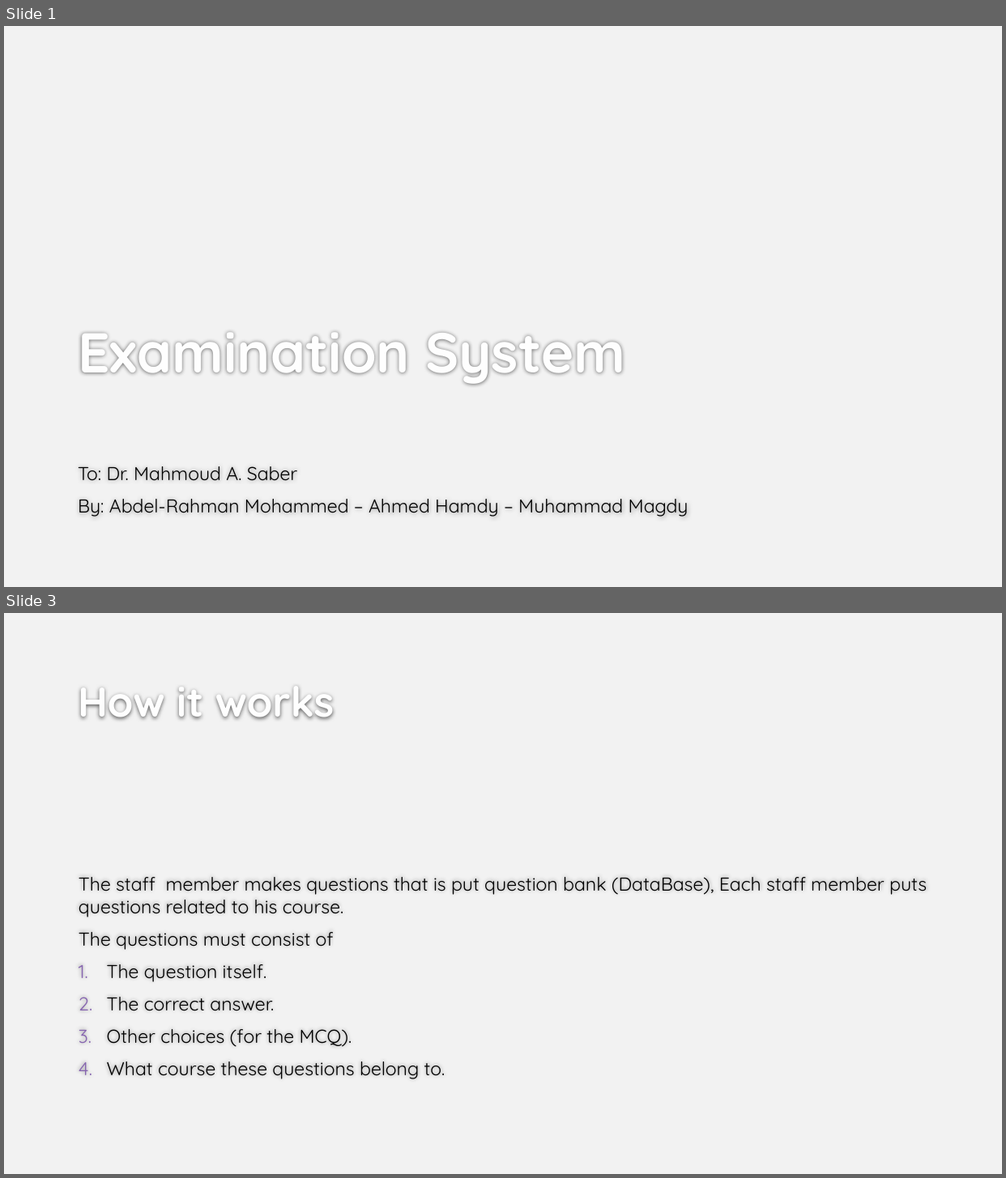
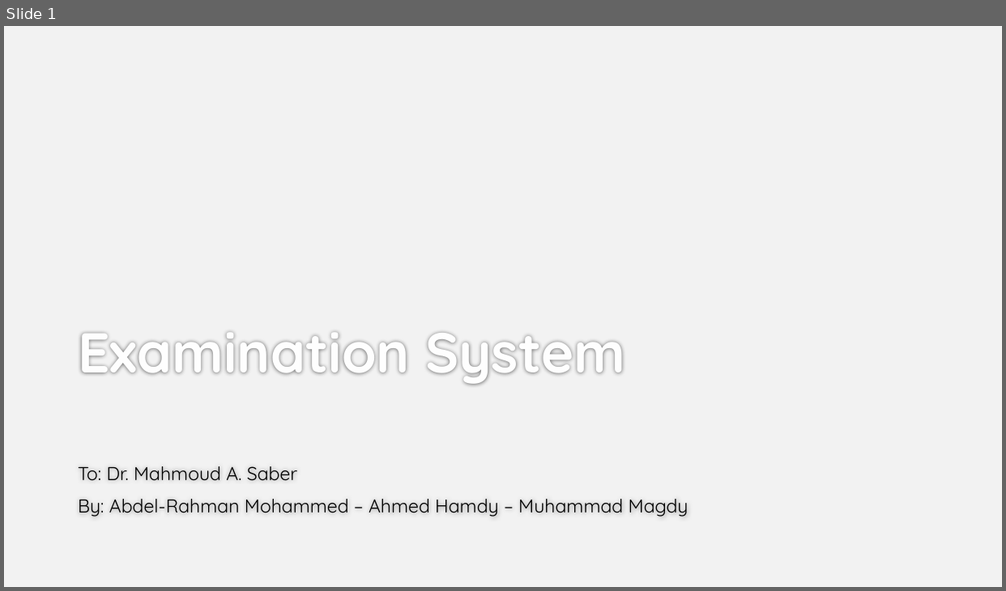
Before and after one commit to Gazouly/Examination.System, a slide deck: Examination System.pptx. Shown one above the other, each under a label of ours: slides 1 and 3 before the commit, slide 1 after it; the slides between them are not shown. The pictures are 1006x1178 and 1006x591 pixels, drawn with LibreOffice and Linux fonts; fonts in the diff are those of the drawing; background and template pictures are left out. Boxes give left, top, right and bottom in pixels: in the first picture for what was removed or moved away, otherwise in the second. Text is boxed around its words. In the diff, an @@ line names an element or a change of style, - is before the commit and + after.

```diff
--- a/Examination System.pptx
+++ b/Examination System.pptx
@@ slide 3 removed at <box>4,613,1002,1174</box>, background #F2F2F2 @@
@@ title removed at <box>78,689,334,720</box> @@
-How it works
@@ text removed at <box>79,877,927,1080</box> @@
-The staff member makes questions that is put question bank (DataBase), Each staff member puts questions related to his course.
-The questions must consist of
-1. The question itself.
-2. The correct answer.
-3. Other choices (for the MCQ).
-4. What course these questions belong to.
```
Also in this commit, not shown: 6 slides changed, 6 slides added.
